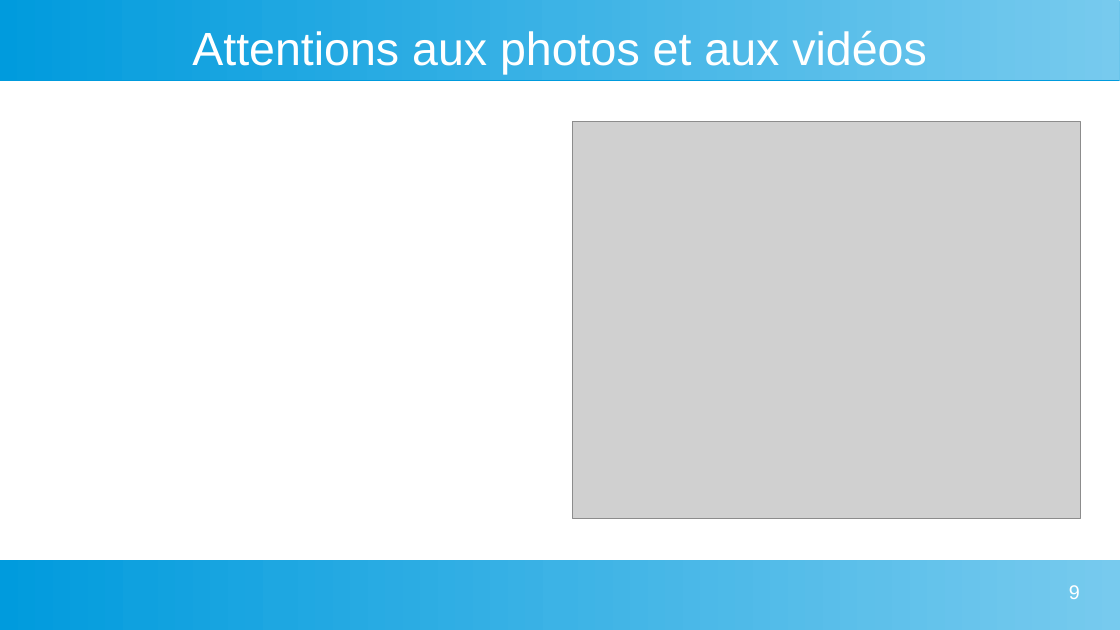
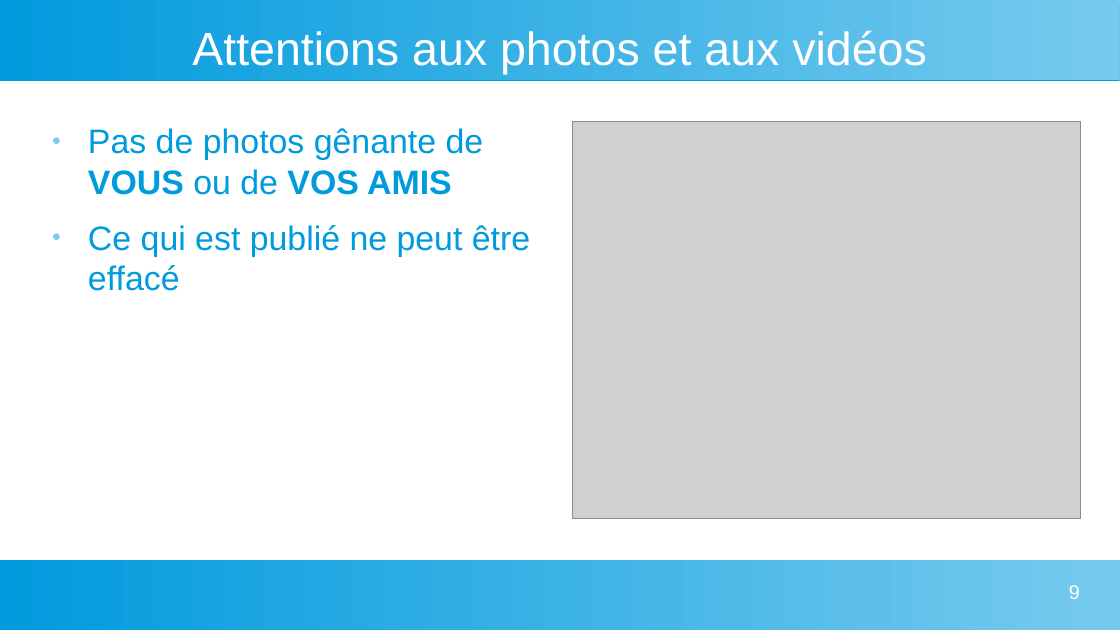
Before and after one commit to vkeller/modulo-gybe, a slide deck: slide 9 of 1C/web/BonnesPratiques.odp. Drawn at 1120x630 pixels with LibreOffice and Linux fonts; fonts in the diff are those of the drawing; grey boxes stand for pictures. Boxes give left, top, right and bottom in pixels: in the first picture for what was removed or moved away, otherwise in the second. Text is boxed around its words. In the diff, an @@ line names an element or a change of style, - is before the commit and + after.

```diff
--- a/1C/web/BonnesPratiques.odp
+++ b/1C/web/BonnesPratiques.odp
@@ text added at <box>88,128,530,291</box>, 24 pt, text #009BDD @@
+● Pas de photos gênante de VOUS ou de VOS AMIS
+● Ce qui est publié ne peut être effacé
```
Also in this commit, not shown: 4 slides added, 25 other files.
